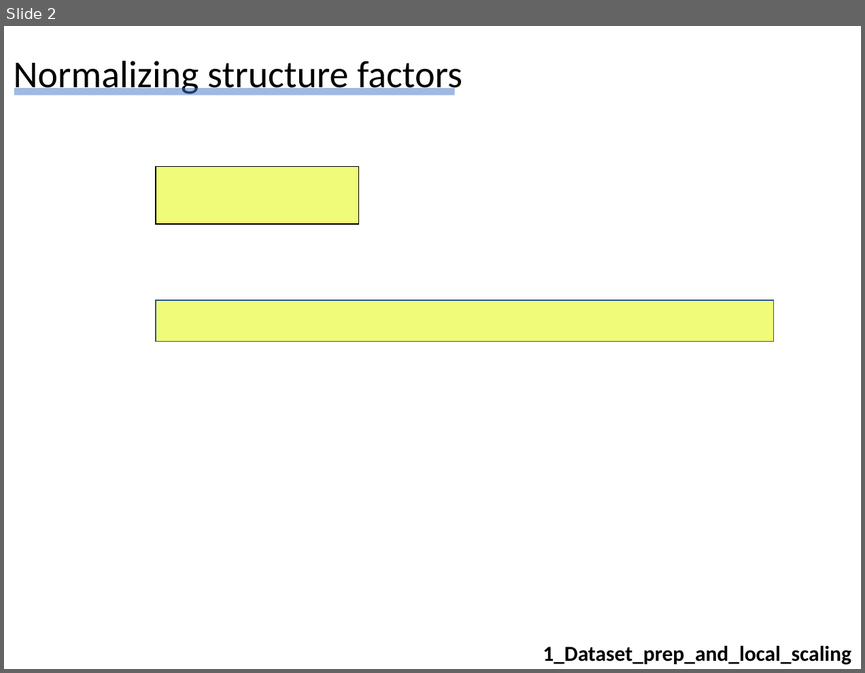
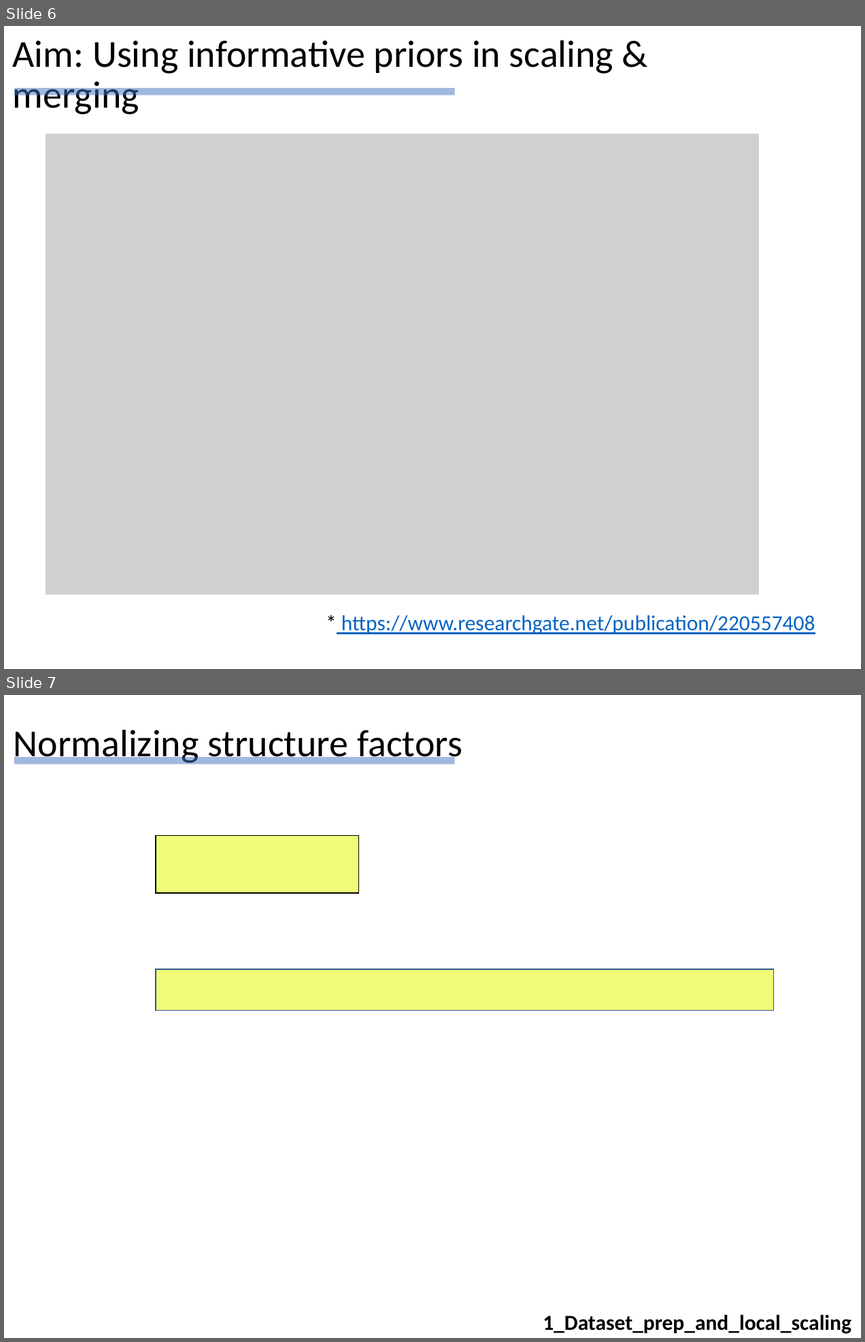
Before and after one commit to Hekstra-Lab/dw, a slide deck: Summary_of_findings_DH_20210218.pptx. Shown one above the other, each under a label of ours: slide 2 before the commit, slides 6 and 7 after it. The pictures are 865x673 and 865x1342 pixels, drawn with LibreOffice and Linux fonts; fonts in the diff are those of the drawing; grey boxes stand for pictures. Boxes give left, top, right and bottom in pixels: in the first picture for what was removed or moved away, otherwise in the second. Text is boxed around its words. In the diff, an @@ line names an element or a change of style, - is before the commit and + after.

```diff
--- a/Summary_of_findings_DH_20210218.pptx
+++ b/Summary_of_findings_DH_20210218.pptx
@@ slide 6 added at [4,26,861,669], background #FFFFFF @@
@@ title added at [13,40,613,114], 32 pt, text #000000 @@
+Aim: Using informative priors in scaling & merging
@@ line added from (14, 91) to (455, 91), #4472C4 6 pt @@
@@ picture added at [46,134,759,595] @@
@@ text added at [341,615,815,634], 18 pt, text #0563C1, underline @@
+* https://www.researchgate.net/publication/220557408
@@ what was slide 2 is now slide 7 @@
```
Also in this commit, not shown: 5 other slides added, 1 slide removed, 10 other files.
